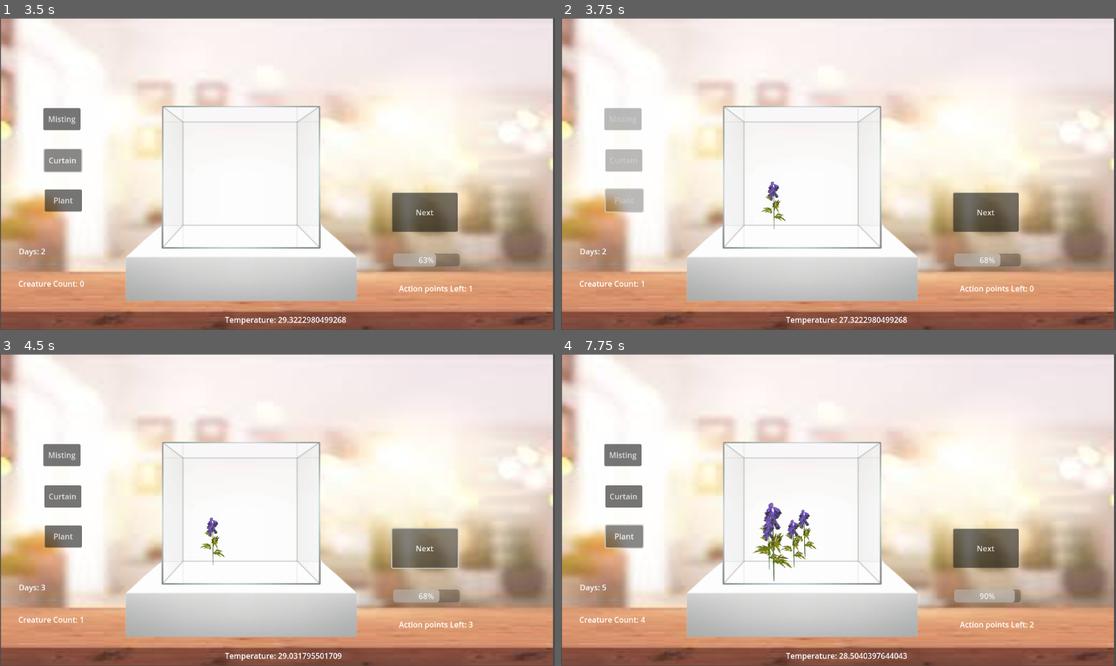
Above: before the commit, frames 1-4 (two rows, left to right).
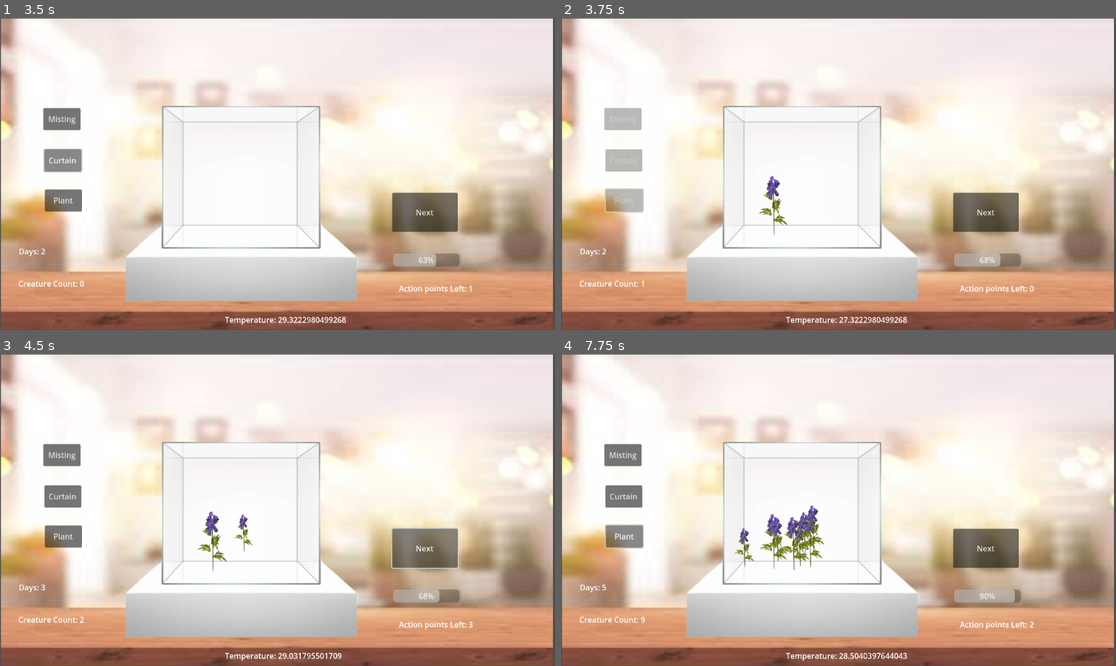
Above: after the commit, the same moments.

Repository: Dh-ux/GRL-Project
Game: Godot game, scene res://Ecosystem.tscn
Same seed, same stepped clock (60 frames per second), same inputs: the game is played once before the commit and once after it.
Inputs:
- Up to frame 1 (3.5 s): click "Next" at 0.5 s; click "Next" at 1.25 s; click "Misting" at 2 s; click "Curtain" at 2.75 s
- Up to frame 2 (3.75 s): click "Plant" at 3.5 s
- Up to frame 3 (4.5 s): click "Next" at 4.25 s
- Up to frame 4 (7.75 s): click "Misting" at 5 s; click "Curtain" at 5.75 s; click "Plant" at 6.5 s; tap Enter (ui_accept) at 7.25, 7.52 s

Frame 1 is identical in both runs. In frame 2, 0.3% of the frame differs, in the area x 35-41%, y 50-70%; in frame 3, 0.4%; in frame 4, 1.4%, in the area x 14-48%, y 47-87%.

Commit message:
update

Diff:
--- a/resource/Script/Ecosystem.gd
+++ b/resource/Script/Ecosystem.gd
@@ -9,6 +9,7 @@
 signal day_end
 var action_points = 3
 
+var initial_plant = false
 # UI elements
 @onready var temperatureLabel = $TemperatureLabel
 @onready var humidityProgressBar = $HumidityProgressBar
@@ -104,7 +105,11 @@
 #		var random_y = randf_range(360, 380)  # Adjust the range as needed
 #		# Set the plant's position
 		flower_instance.position = Vector2(random_x, random_y)
+		if initial_plant:
+			flower_instance.growth = randf_range(0.3,0.7)
+		initial_plant = true
 		get_tree().get_root().add_child(flower_instance)
+
 	else:
 		print("flower_instance is null")
 #	get_tree().get_root().add_child(flower_instance)
--- a/resource/flower.gd
+++ b/resource/flower.gd
@@ -3,6 +3,12 @@
 var eco_system
 var humidity
 var temperature
+
+@export var base_growth_per_day = 0.5
+@export var humidity_target = 75
+@export var humidity_range = 15
+@export var temp_target = 75
+@export var temp_range = 15
 
 var type
 var growth = 1
@@ -15,6 +21,8 @@
 	eco_system.register(self)
 	eco_system.day_end.connect(on_next_day)
 	update_eco()
+	var temp = remap(growth,0.1,3,0.4,1)
+	scale = Vector2(temp,temp)*scale_modifier
 
 func _process(delta):
 	pass
@@ -28,12 +36,12 @@
 	var temp_growth = 0.2
 	var humid_growth = 0.2
 	if temperature>=24 and temperature <=32:
-		temp_growth = temperature/28
+		temp_growth = temperature/28 * 0.5
 		#print("temperature is right!")
 		if humidity >= 60 and humidity <= 90:
-			humid_growth = humidity/75
+			humid_growth = humidity/75 * 0.5
 			#print("humidity is right!")
-	growth += temp_growth * humid_growth
+	growth += (temp_growth + humid_growth) * base_growth_per_day
 
 
 func addPlant():
@@ -44,7 +52,7 @@
 		var plant_positions = []
 		var random_x= get_position().x + randf_range(120, -120)
 		var random_y= get_position().y + randf_range(20, -20)
-		var new_scale = randf_range(0.6,1)
+		var new_growth = randf_range(0.3,0.6)
 		random_x = clamp(random_x,345,600)
 #		while true:
 #			random_x = randf_range(345, 600)
@@ -64,7 +72,7 @@
 #		var random_y = randf_range(360, 380)  # Adjust the range as needed
 #		# Set the plant's position
 		flower_instance.position = Vector2(random_x, random_y)
-		flower_instance.growth = new_scale
+		flower_instance.growth = new_growth
 		flower_instance.scale_modifier = randf_range(0.7,1)
 		get_parent().add_child(flower_instance)
 	else:
@@ -75,11 +83,13 @@
 	update_eco()
 	days+=1
 	calculate_growth()
-	await get_tree().create_timer(1).timeout
+	#connect the finish day signal
+	await get_tree().create_timer(0.1).timeout
 	if growth>=1:
-		if growth >=3:
-			growth = 3
+		if growth >=2:
+			growth = 2
 		addPlant()
+		growth -= 0.5
 		var temp = remap(growth,0.5,3,0.5,1)
 		scale = Vector2(temp,temp)*scale_modifier
 
